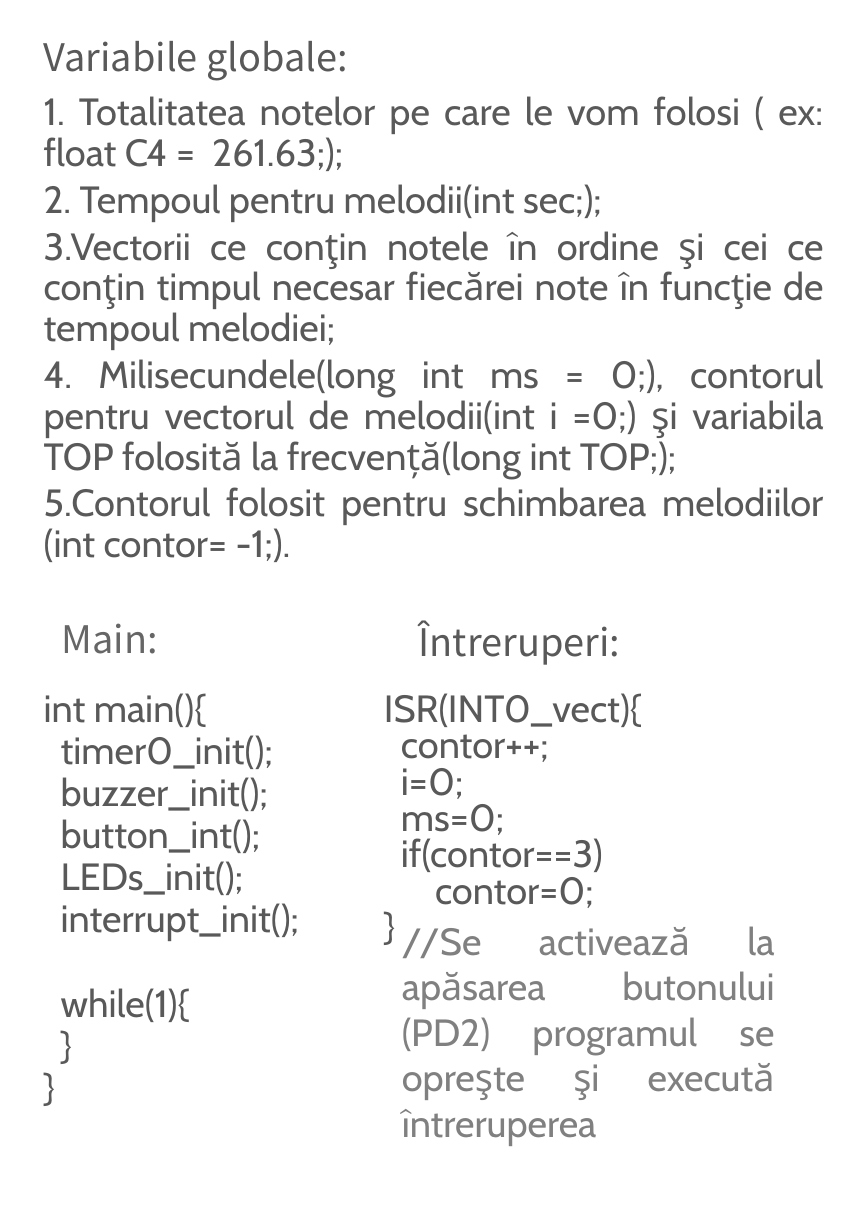
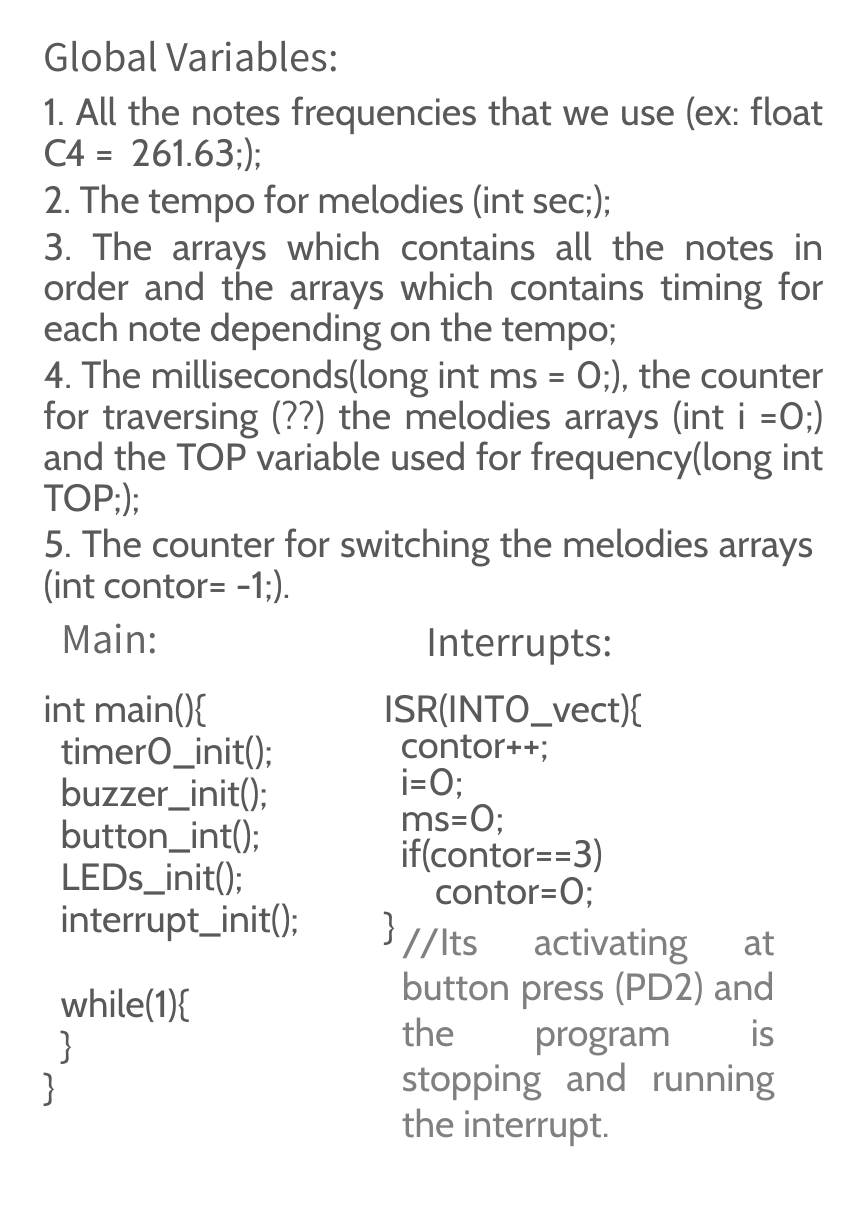
Before and after one commit to MuresanBianca/musical-tree, a slide deck: slide 13 of Documentations/InEnglish/MusicalTreeRo.pptx. Drawn at 853x1232 pixels with LibreOffice and Linux fonts; fonts in the diff are those of the drawing. Boxes give left, top, right and bottom in pixels: in the first picture for what was removed or moved away, otherwise in the second. Text is boxed around its words. In the diff, an @@ line names an element or a change of style, - is before the commit and + after.

```diff
--- a/Documentations/InEnglish/MusicalTreeRo.pptx
+++ b/Documentations/InEnglish/MusicalTreeRo.pptx
@@ text at [44,41,339,72]: text changed @@
-Variabile globale:
+Global Variables:
@@ text at [44,96,824,603]: text changed @@
-1. Totalitatea notelor pe care le vom folosi ( ex: float C4 = 261.63;);
-2. Tempoul pentru melodii(int sec;);
-3.Vectorii ce conţin notele în ordine şi cei ce conţin timpul necesar fiecărei note în funcţie de tempoul melodiei;
-4. Milisecundele(long int ms = 0;), contorul pentru vectorul de melodii(int i =0;) şi variabila TOP folosită la frecvenţă(long int TOP;);
-5.Contorul folosit pentru schimbarea melodiilor (int contor= -1;).
+1. All the notes frequencies that we use (ex: float C4 = 261.63;);
+2. The tempo for melodies (int sec;);
+3. The arrays which contains all the notes in order and the arrays which contains timing for each note depending on the tempo;
+4. The milliseconds(long int ms = 0;), the counter for traversing (??) the melodies arrays (int i =0;) and the TOP variable used for frequency(long int TOP;);
+5. The counter for switching the melodies arrays (int contor= -1;).
@@ text at [426,628,612,665]: text changed @@
-Întreruperi:
+Interrupts:
@@ text at [402,928,775,1146]: text changed @@
-//Se activează la apăsarea butonului (PD2) programul se opreşte şi execută întreruperea
+//Its activating at button press (PD2) and the program is stopping and running the interrupt.
```
Also in this commit, not shown: 8 other slides changed, 2 slides added, 2 slides removed, 1 other file.
